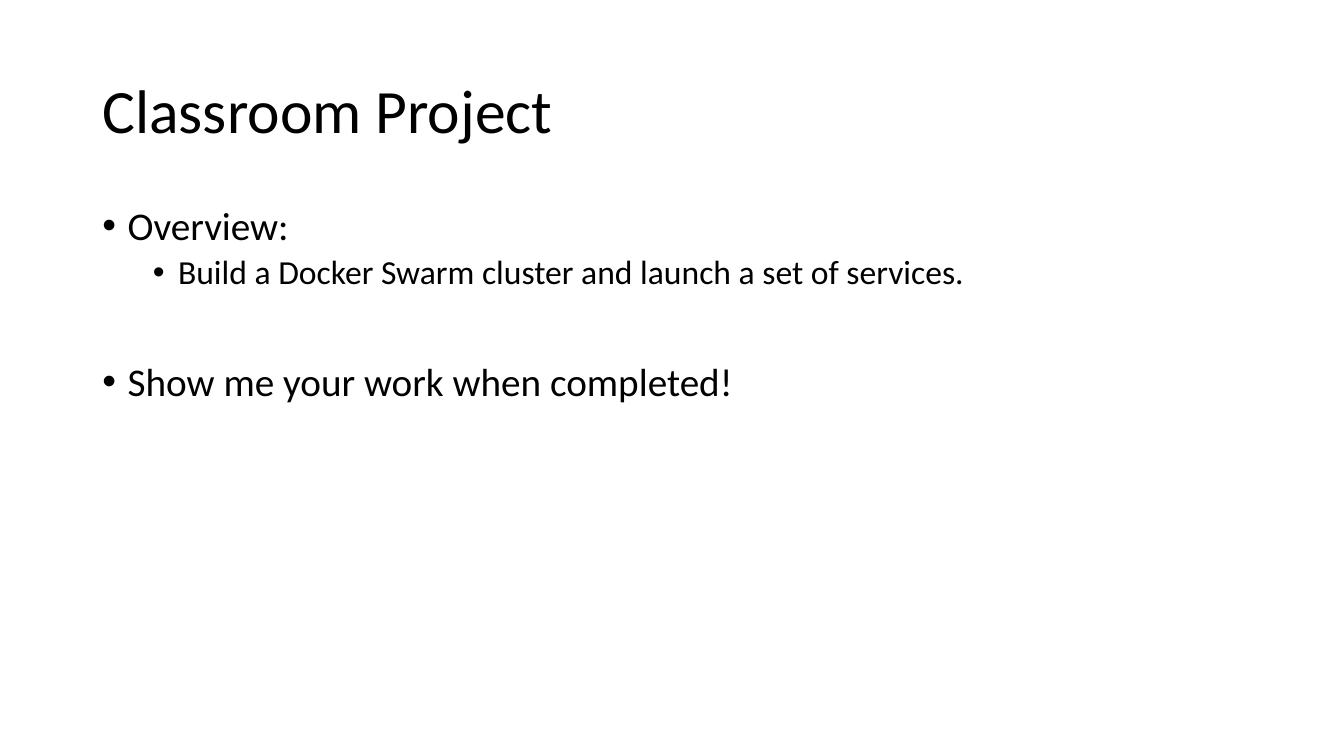
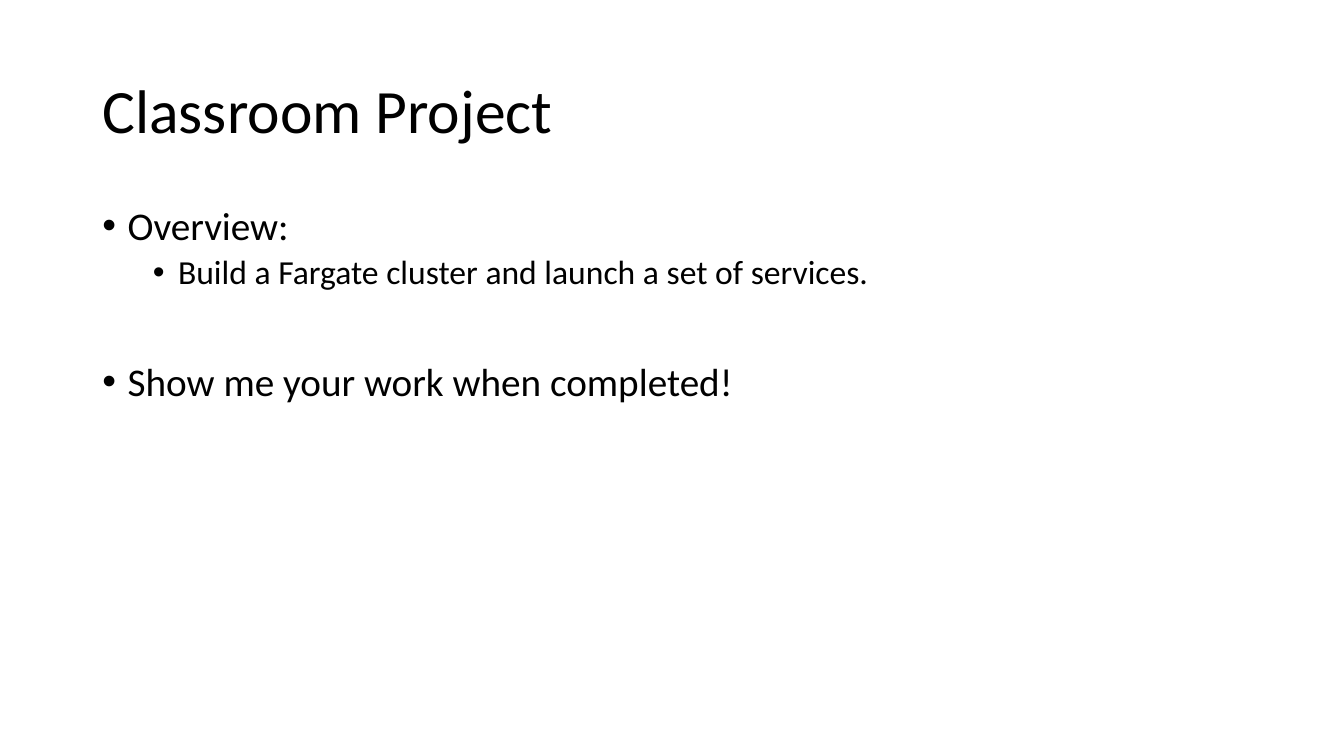
Before and after one commit to jasondbaker/infrastructure-class, a slide deck: slide 5 of review/lecture-review-week-13.pptx (slide 6 before the commit). Drawn at 1344x756 pixels with LibreOffice and Linux fonts; fonts in the diff are those of the drawing. Boxes give left, top, right and bottom in pixels: in the first picture for what was removed or moved away, otherwise in the second. Text is boxed around its words. In the diff, an @@ line names an element or a change of style, - is before the commit and + after.

```diff
--- a/review/lecture-review-week-13.pptx
+++ b/review/lecture-review-week-13.pptx
@@ text at box(178, 260, 868, 290): text changed @@
-  • Build a Docker Swarm cluster and launch a set of services.
+  • Build a Fargate cluster and launch a set of services.
```
Also in this commit, not shown: 2 other slides changed, 1 slide removed, 9 other files.
